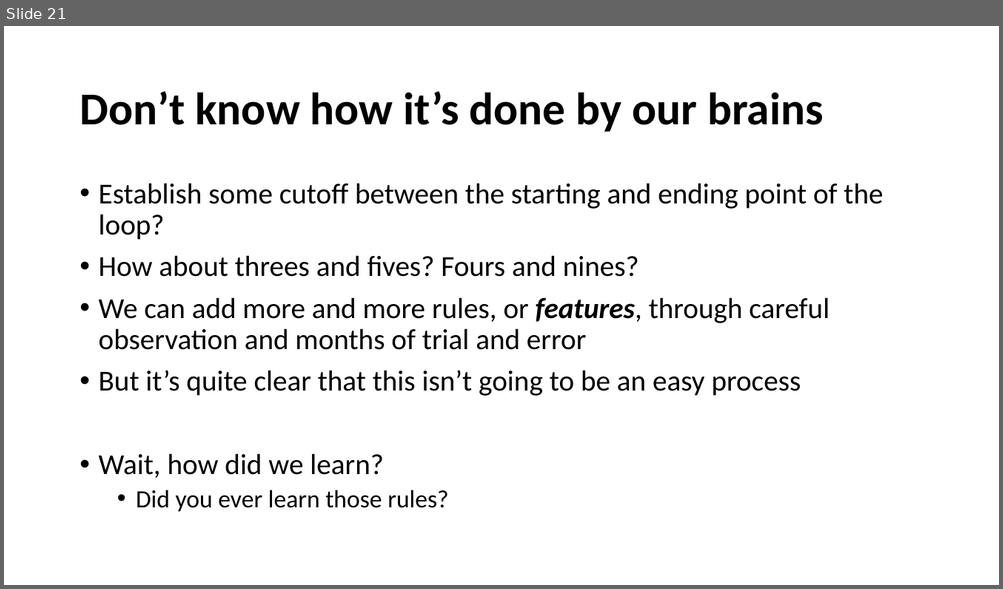
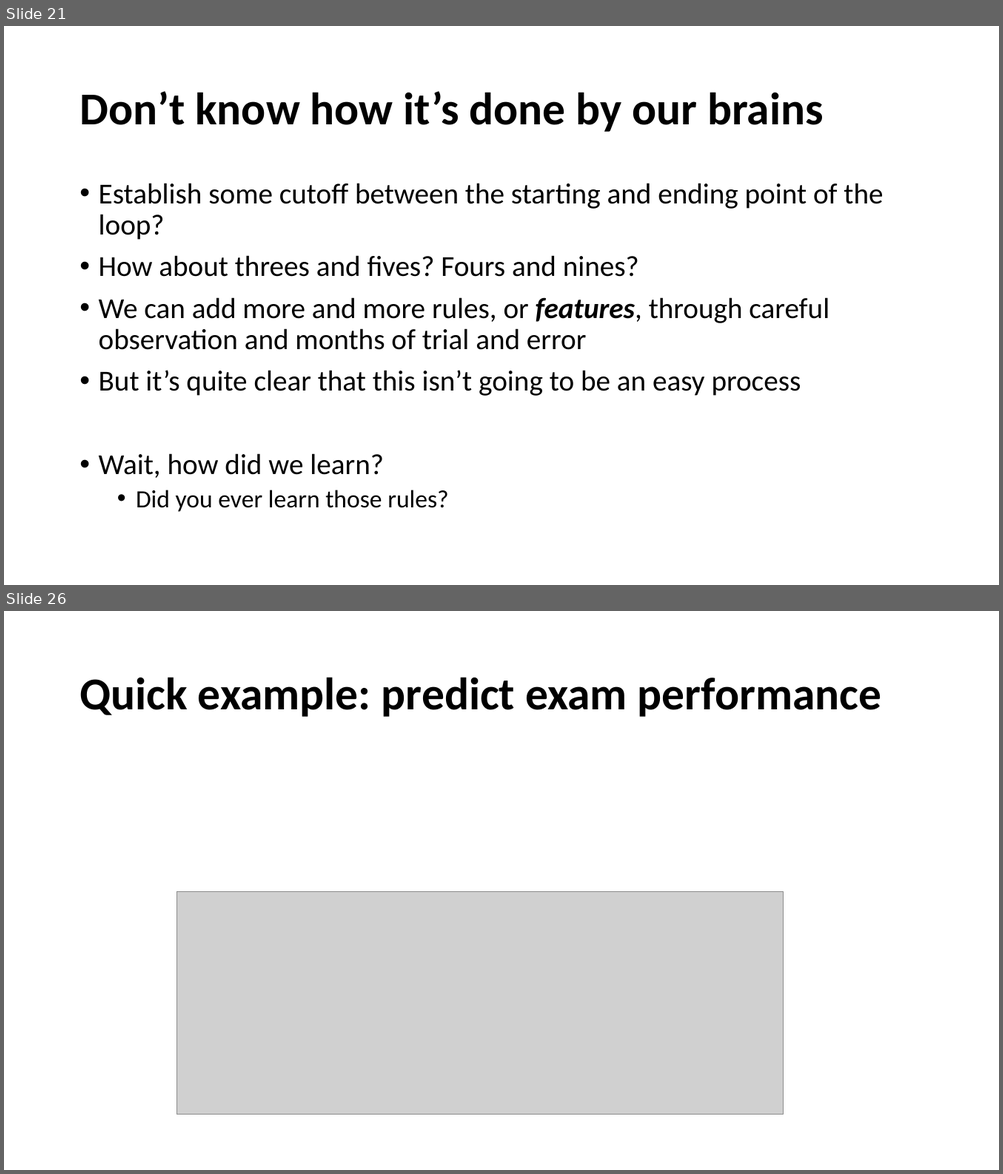
Before and after one commit to YeabinMoonEcon/BUS211, a slide deck: BUS243_NLP/lecture_notes/Lecture5.pptx. Shown one above the other, each under a label of ours: slide 21 before the commit, slides 21 and 26 after it; the slides between them are not shown. The pictures are 1003x589 and 1003x1174 pixels, drawn with LibreOffice and Linux fonts; fonts in the diff are those of the drawing; grey boxes stand for pictures. Boxes give left, top, right and bottom in pixels: in the first picture for what was removed or moved away, otherwise in the second. Text is boxed around its words. In the diff, an @@ line names an element or a change of style, - is before the commit and + after.

```diff
--- a/BUS243_NLP/lecture_notes/Lecture5.pptx
+++ b/BUS243_NLP/lecture_notes/Lecture5.pptx
@@ slide 26 added at (4, 611, 999, 1170), background #FFFFFF @@
@@ title added at (79, 677, 882, 717), 44 pt, text #000000, bold @@
+Quick example: predict exam performance
@@ picture added at (177, 892, 783, 1116) @@
```
Also in this commit, not shown: 1 slide changed, 25 other slides added, 1 other file.
